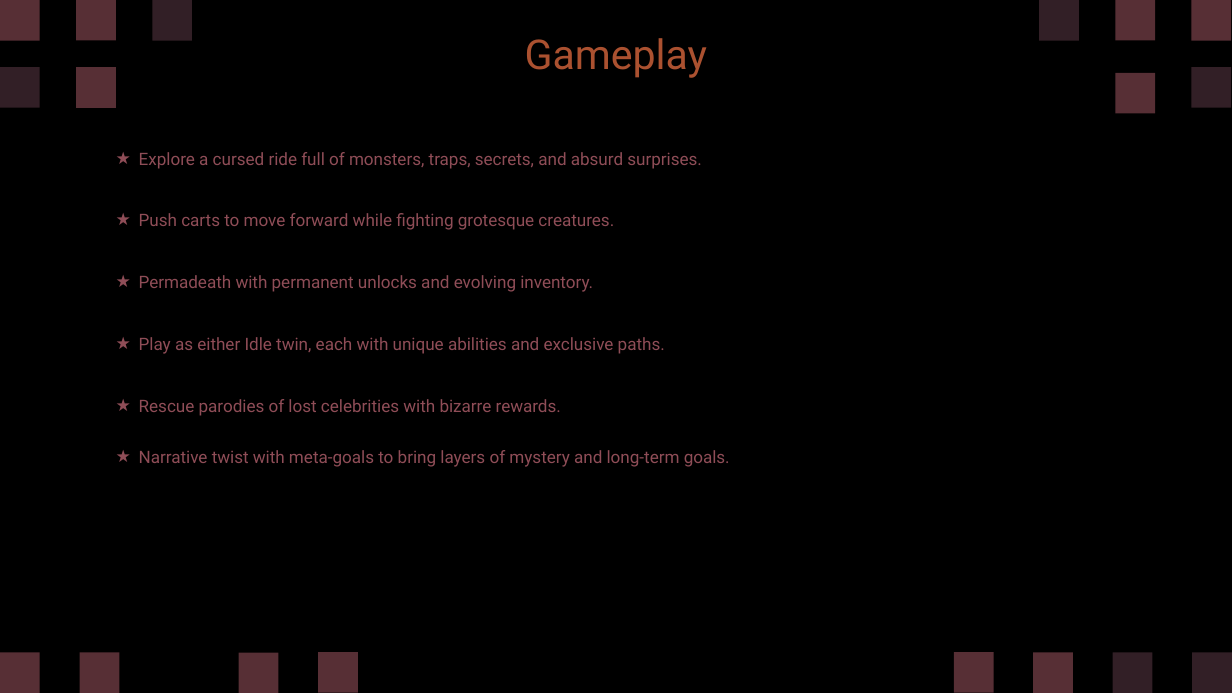
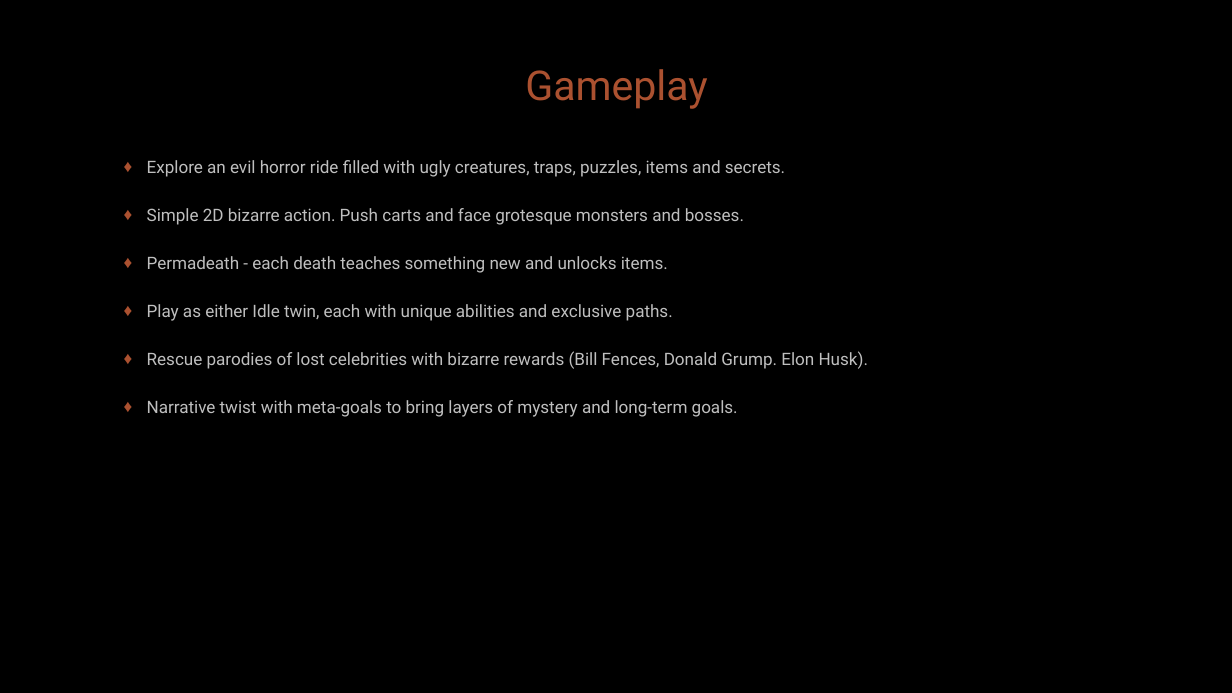
Before and after one commit to diegohcanepa/Remizione, a slide deck: slide 4 of Pitch Deck.pptx. Drawn at 1232x693 pixels with LibreOffice and Linux fonts; fonts in the diff are those of the drawing; background and template pictures are left out. Boxes give left, top, right and bottom in pixels: in the first picture for what was removed or moved away, otherwise in the second. Text is boxed around its words. In the diff, an @@ line names an element or a change of style, - is before the commit and + after.

```diff
--- a/Pitch Deck.pptx
+++ b/Pitch Deck.pptx
@@ freeform shape removed at (x1=0, y1=0, x2=39, y2=41) @@
@@ freeform shape removed at (x1=76, y1=0, x2=116, y2=41) @@
@@ freeform shape removed at (x1=153, y1=0, x2=192, y2=41) @@
@@ freeform shape removed at (x1=1040, y1=0, x2=1079, y2=41) @@
@@ freeform shape removed at (x1=1115, y1=0, x2=1154, y2=41) @@
@@ freeform shape removed at (x1=1191, y1=0, x2=1231, y2=41) @@
@@ text "Gameplay" moved from (x1=525, y1=38, x2=707, y2=78) to (x1=525, y1=69, x2=707, y2=109) @@
@@ freeform shape removed at (x1=0, y1=68, x2=39, y2=108) @@
@@ freeform shape removed at (x1=76, y1=67, x2=116, y2=107) @@
@@ freeform shape removed at (x1=1115, y1=73, x2=1154, y2=113) @@
@@ freeform shape removed at (x1=1191, y1=68, x2=1231, y2=108) @@
@@ subtitle "Explore an evil horror ride ..." moved from (x1=139, y1=152, x2=730, y2=467) to (x1=147, y1=160, x2=868, y2=417) @@
@@ subtitle at (x1=147, y1=160, x2=785, y2=273): text changed; text colour #8F4D57 to #BFBFBF @@
-★ Explore a cursed ride full of monsters, traps, secrets, and absurd surprises.
-★ Push carts to move forward while fighting grotesque creatures.
-★ Permadeath with permanent unlocks and evolving inventory.
+♦ Explore an evil horror ride filled with ugly creatures, traps, puzzles, items and secrets.
+♦ Simple 2D bizarre action. Push carts and face grotesque monsters and bosses.
+♦ Permadeath - each death teaches something new and unlocks items.
@@ subtitle at (x1=147, y1=304, x2=738, y2=417): text colour #8F4D57 to #BFBFBF in "Play as either Idle twin, each with ...", "Narrative twist with meta-goals to bring layers ..."; bullet ★ to ♦; line spacing 1.5 to 14pt; bullet colour #8F4D57 to #AB5130 @@
@@ subtitle at (x1=147, y1=351, x2=868, y2=369): text changed; text colour #8F4D57 to #BFBFBF @@
-★ Rescue parodies of lost celebrities with bizarre rewards.
+♦ Rescue parodies of lost celebrities with bizarre rewards (Bill Fences, Donald Grump. Elon Husk).
@@ freeform shape removed at (x1=0, y1=653, x2=39, y2=693) @@
@@ freeform shape removed at (x1=80, y1=653, x2=120, y2=693) @@
@@ freeform shape removed at (x1=239, y1=653, x2=278, y2=693) @@
@@ freeform shape removed at (x1=318, y1=652, x2=357, y2=692) @@
@@ freeform shape removed at (x1=954, y1=652, x2=993, y2=692) @@
@@ freeform shape removed at (x1=1034, y1=653, x2=1073, y2=693) @@
@@ freeform shape removed at (x1=1112, y1=653, x2=1152, y2=693) @@
@@ freeform shape removed at (x1=1193, y1=653, x2=1232, y2=693) @@
```
Also in this commit, not shown: 12 other slides changed, 1 slide added, 2 slides removed, 2 other files.
